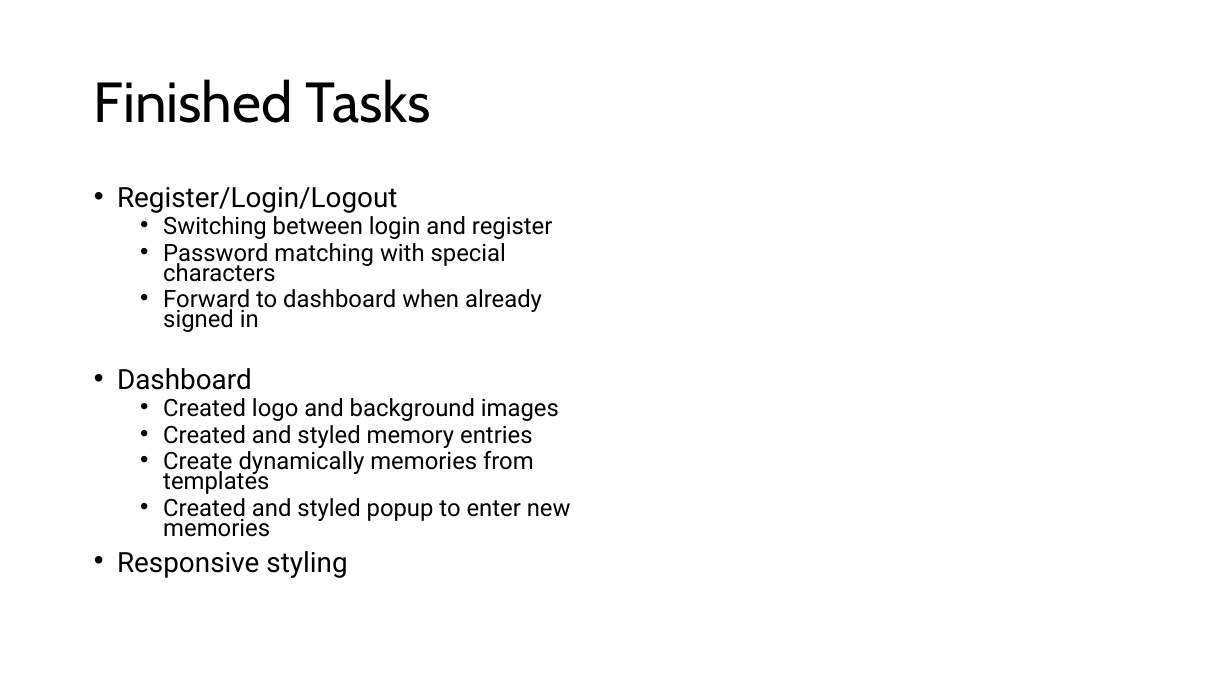
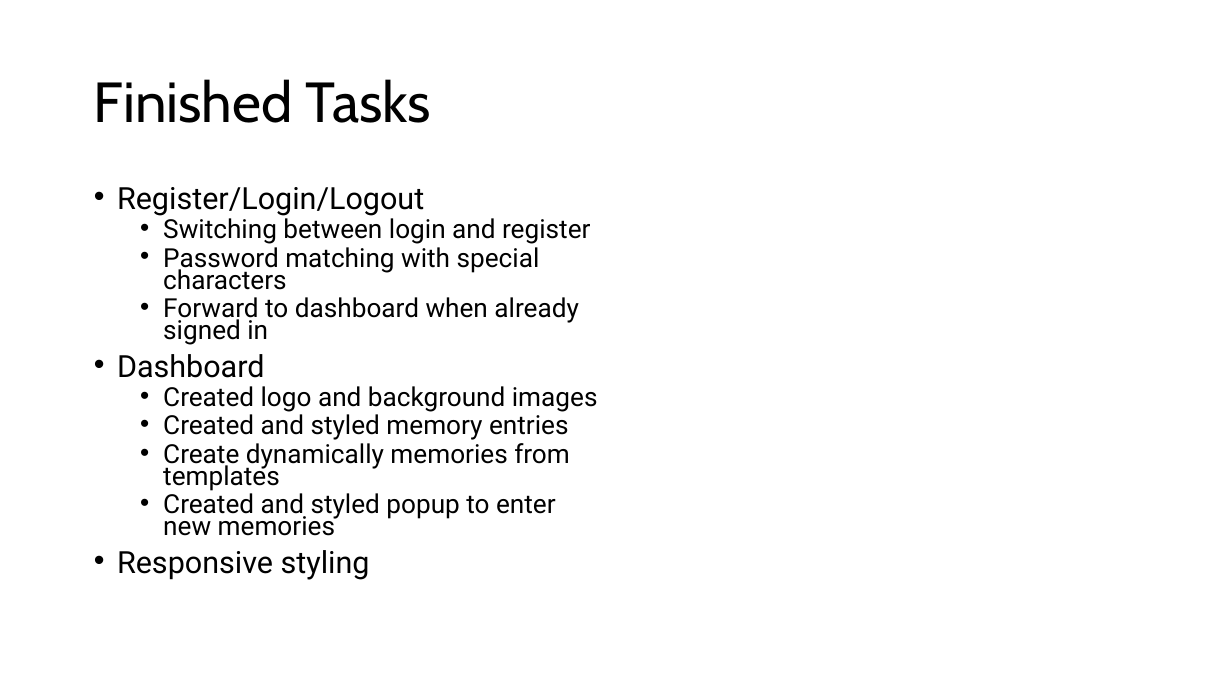
Before and after one commit to andalf0815/dearDiary, a slide deck: slide 3 of docs/Dear Diary - Milestone I Presentation.pptx. Drawn at 1232x693 pixels with LibreOffice and Linux fonts; fonts in the diff are those of the drawing; background and template pictures are left out. Boxes give left, top, right and bottom in pixels: in the first picture for what was removed or moved away, otherwise in the second. Text is boxed around its words. In the diff, an @@ line names an element or a change of style, - is before the commit and + after.

```diff
--- a/docs/Dear Diary - Milestone I Presentation.pptx
+++ b/docs/Dear Diary - Milestone I Presentation.pptx
@@ text "Register/Login/Logout" at (x1=117, y1=187, x2=598, y2=580): size 21.7 to 23.8 pt in "Register/Login/Logout", "Dashboard", "Responsive styling"; size 18.6 to 20.4 pt in "Switching between login and register", "Password matching with special characters", "Forward to dashboard when already signed in", "Created logo and background images" and 3 more places @@
```
Also in this commit, not shown: 1 other slide changed, 4 slides added.
